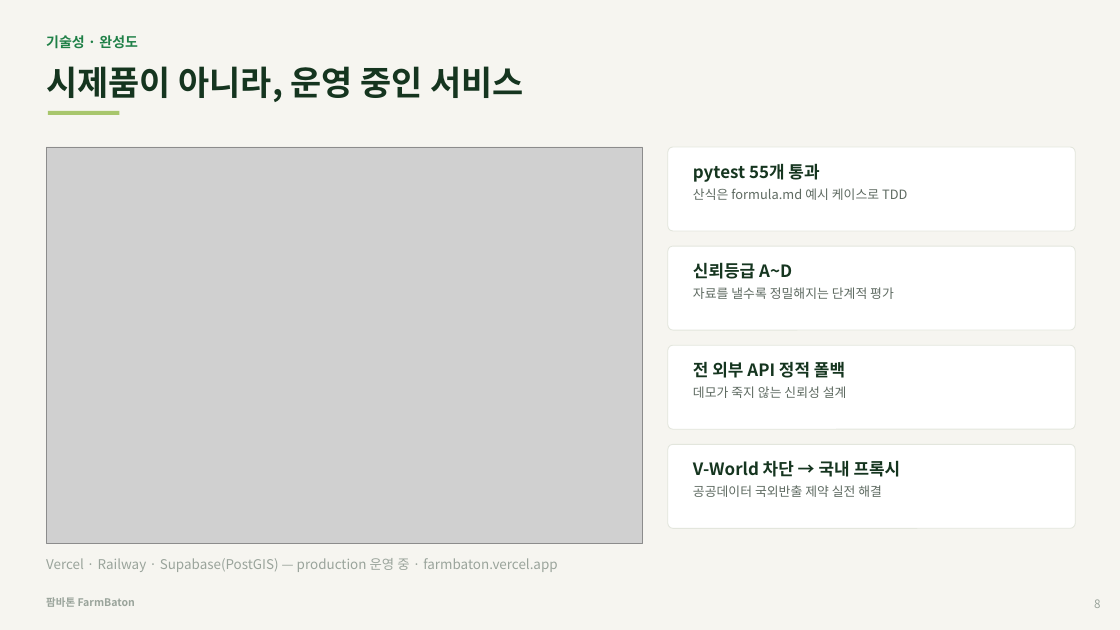
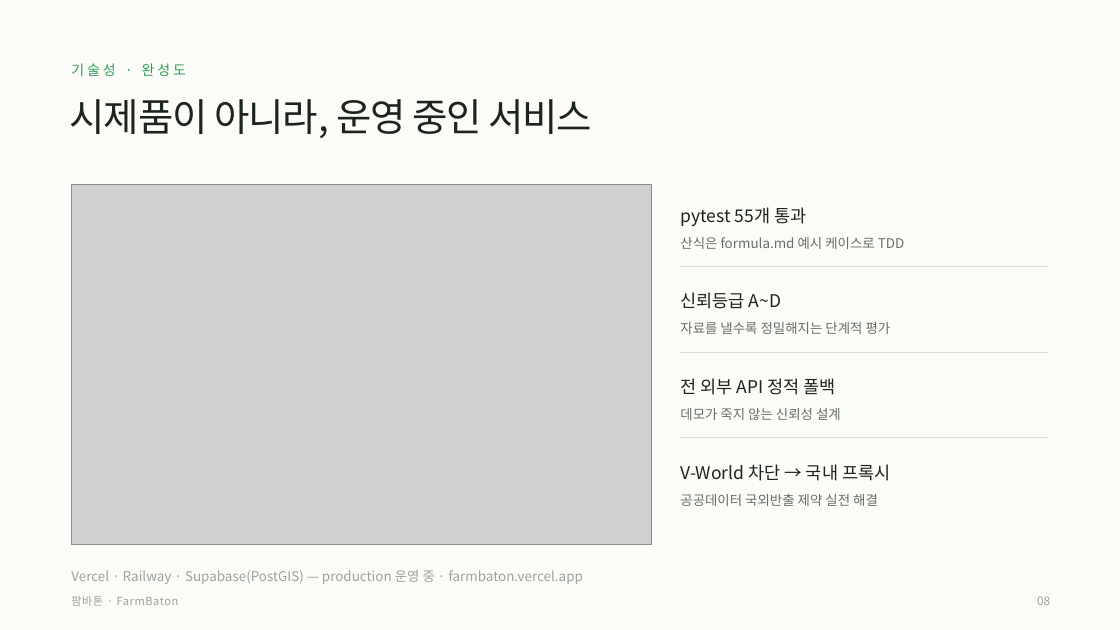
Before and after one commit to wjdgnsdl213/FarmBaton, a slide deck: slide 8 of docs/발표_슬라이드.pptx. Drawn at 1120x630 pixels with LibreOffice and Linux fonts; fonts in the diff are those of the drawing; grey boxes stand for pictures. Boxes give left, top, right and bottom in pixels: in the first picture for what was removed or moved away, otherwise in the second. Text is boxed around its words. In the diff, an @@ line names an element or a change of style, - is before the commit and + after.

```diff
--- a/docs/발표_슬라이드.pptx
+++ b/docs/발표_슬라이드.pptx
@@ rectangle at box(0, 0, 1120, 630): fill #F6F5F0 to #FBFBF8 @@
@@ text "시제품이 아니라, 운영 중인 서비스": place and size @@
-text "시제품이 아니라, 운영 중인 서비스" at box(46, 66, 524, 102)
+text "시제품이 아니라, 운영 중인 서비스" at box(70, 99, 592, 138)
@@ text "시제품이 아니라, 운영 중인 서비스" at box(70, 99, 592, 138): size 29 to 33 pt, text colour #15351F to #1B241D, letter spacing 0 to -1 pt, bold off; line spacing 1.12 to 1.08 @@
@@ text "기술성 · 완성도": place and size @@
-text "기술성 · 완성도" at box(46, 35, 138, 49)
+text "기술성 · 완성도" at box(71, 63, 186, 76)
@@ text "기술성 · 완성도" at box(71, 63, 186, 76): text colour #1F8047 to #2E9E57, letter spacing 0 to 2.5 pt, bold off; line spacing 1.12 to 1.08 @@
@@ rectangle removed at box(48, 111, 119, 115) @@
@@ rounded rectangle removed at box(668, 147, 1075, 231) @@
@@ picture: place and size @@
-picture at box(46, 147, 643, 543)
+picture at box(71, 185, 651, 544)
@@ text "pytest 55개 통과": place and size @@
-text "pytest 55개 통과" at box(693, 163, 907, 200)
+text "pytest 55개 통과" at box(680, 207, 905, 249)
@@ text "pytest 55개 통과" at box(680, 207, 905, 249): size 14.5 to 15 pt, text colour #15351F to #1B241D, bold off in "pytest 55개 통과"; size 11 to 11.5 pt, text colour #5E6A61 to #66706A in "산식은 formula.md 예시 케이스로 TDD"; line spacing 1.12 to 1.35 @@
@@ rounded rectangle removed at box(668, 246, 1075, 330) @@
@@ elbow line added from (681, 266) to (1049, 266), #D8DCD2 0.75 pt @@
@@ text "신뢰등급 A~D": place and size @@
-text "신뢰등급 A~D" at box(693, 262, 894, 299)
+text "신뢰등급 A~D" at box(680, 292, 891, 334)
@@ text "신뢰등급 A~D" at box(680, 292, 891, 334): size 14.5 to 15 pt, text colour #15351F to #1B241D, bold off in "신뢰등급 A~D"; size 11 to 11.5 pt, text colour #5E6A61 to #66706A in "자료를 낼수록 정밀해지는 단계적 평가"; line spacing 1.12 to 1.35 @@
@@ rounded rectangle removed at box(668, 345, 1075, 429) @@
@@ elbow line added from (681, 352) to (1049, 352), #D8DCD2 0.75 pt @@
@@ text "전 외부 API 정적 폴백": place and size @@
-text "전 외부 API 정적 폴백" at box(693, 361, 847, 398)
+text "전 외부 API 정적 폴백" at box(680, 378, 841, 420)
@@ text "전 외부 API 정적 폴백" at box(680, 378, 841, 420): size 14.5 to 15 pt, text colour #15351F to #1B241D, bold off in "전 외부 API 정적 폴백"; size 11 to 11.5 pt, text colour #5E6A61 to #66706A in "데모가 죽지 않는 신뢰성 설계"; line spacing 1.12 to 1.35 @@
@@ rounded rectangle removed at box(668, 444, 1075, 528) @@
@@ elbow line added from (681, 438) to (1049, 438), #D8DCD2 0.75 pt @@
@@ text "V-World 차단 → 국내 프록시": place and size @@
-text "V-World 차단 → 국내 프록시" at box(693, 460, 901, 497)
+text "V-World 차단 → 국내 프록시" at box(680, 464, 890, 506)
@@ text "V-World 차단 → 국내 프록시" at box(680, 464, 890, 506): size 14.5 to 15 pt, text colour #15351F to #1B241D, bold off in "V-World 차단 → 국내 프록시"; size 11 to 11.5 pt, text colour #5E6A61 to #66706A in "공공데이터 국외반출 제약 실전 해결"; line spacing 1.12 to 1.35 @@
@@ text "Vercel · Railway · Supabase(PostGIS) ...": place and size @@
-text "Vercel · Railway · Supabase(PostGIS) ..." at box(46, 558, 557, 572)
+text "Vercel · Railway · Supabase(PostGIS) ..." at box(71, 570, 583, 584)
@@ text "Vercel · Railway · Supabase(PostGIS) ..." at box(71, 570, 583, 584): line spacing 1.12 to 1.08 @@
@@ text at box(71, 596, 179, 606): text changed; size 9 to 9.5 pt; bold off @@
-팜바톤 FarmBaton
+팜바톤 · FarmBaton
@@ text added at box(1037, 596, 1050, 605), 10 pt, text #9AA49B @@
+08
@@ text removed at box(1094, 599, 1100, 608) @@
-8
```
Also in this commit, not shown: 11 other slides changed, 6 other files.
